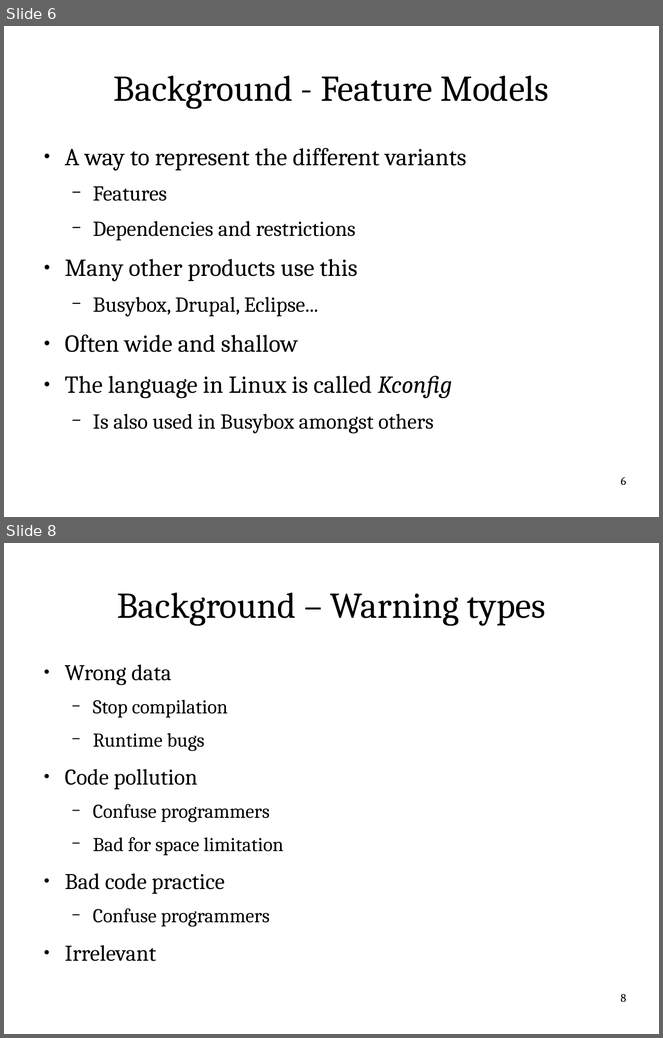
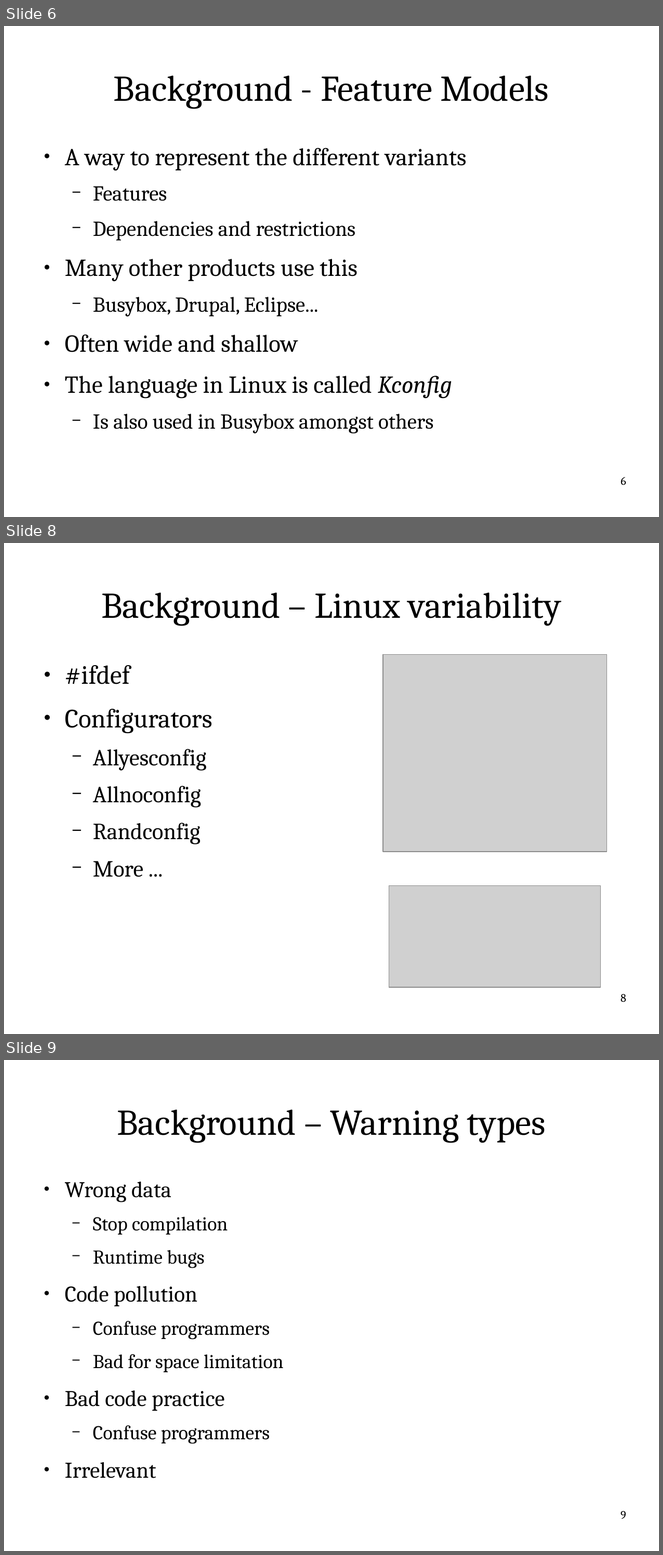
Before and after one commit to itu-square/quantify_linux_errors, a slide deck: notes/pres/pres.odp. Shown one above the other, each under a label of ours: slides 6 and 8 before the commit, slides 6, 8 and 9 after it; the slides between them are not shown. The pictures are 663x1038 and 663x1555 pixels, drawn with LibreOffice and Linux fonts; fonts in the diff are those of the drawing; grey boxes stand for pictures. Boxes give left, top, right and bottom in pixels: in the first picture for what was removed or moved away, otherwise in the second. Text is boxed around its words. In the diff, an @@ line names an element or a change of style, - is before the commit and + after.

```diff
--- a/notes/pres/pres.odp
+++ b/notes/pres/pres.odp
@@ slide 8 added at box(4, 543, 659, 1034), background #FFFFFF @@
@@ title added at box(101, 592, 561, 626), 44 pt, text #000000 @@
+Background – Linux variability
@@ text added at box(65, 665, 213, 877), 28 pt, text #000000 @@
+● #ifdef
+● Configurators
+  − Allyesconfig
+  − Allnoconfig
+  − Randconfig
+  − More ...
@@ picture added at box(383, 654, 608, 851) @@
@@ picture added at box(389, 886, 601, 988) @@
@@ page number added at box(621, 994, 626, 1002), 14 pt, text #000000 @@
+8
@@ what was slide 8 is now slide 9 @@
@@ page number at box(621, 1511, 626, 1519): text changed @@
-8
+9
```
Also in this commit, not shown: 15 slides changed, 2 other slides added, 1 slide removed, 1 other file.
